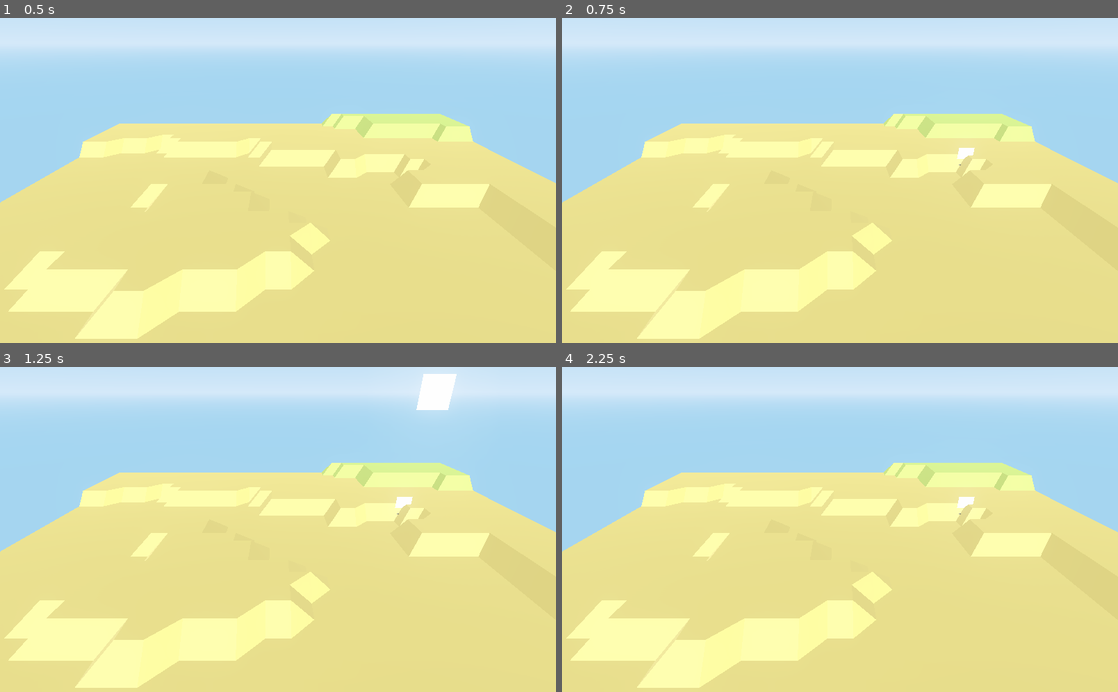
Above: before the commit, frames 1-4 (two rows, left to right).
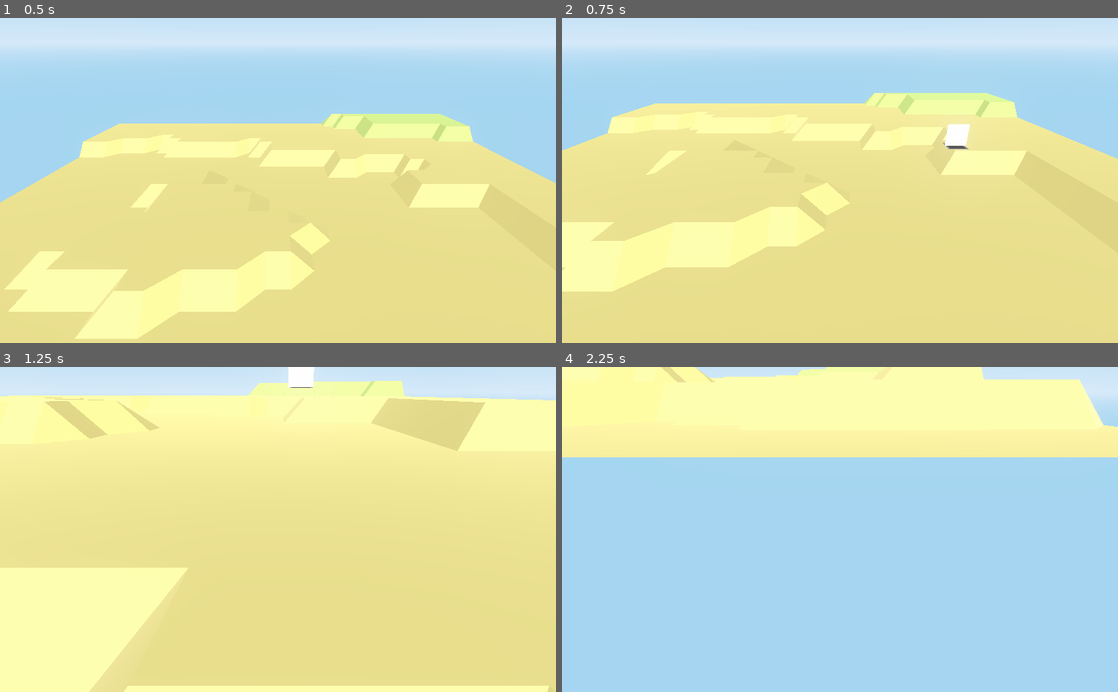
Above: after the commit, the same moments.

Repository: magnetenstad/High-Castle
Game: Godot game, scene res://SceneMain/Main.tscn
Same seed, same stepped clock (60 frames per second), same inputs: the game is played once before the commit and once after it.
Inputs (mouse positions are in pixels of both pictures, inside the frame that each line leads up to):
- Up to frame 1 (0.5 s): no input
- Up to frame 2 (0.75 s): tap Enter at 0.5 s; move the mouse to (962, 164) at 0.52 s; hold D from 0.53 s (still down); hold Ctrl from 0.53 s (still down); click (962, 164) at 0.67 s
- Up to frame 3 (1.25 s): keep holding D; keep holding Ctrl; tap Space at 0.77, 0.8, 1.07 s
- Up to frame 4 (2.25 s): move the mouse to (728, 545) at 1.27 s; release D at 1.28 s; release Ctrl at 1.28 s; hold S 1.28-2.03 s; tap Space at 1.35, 1.52, 1.82 s; tap Ctrl at 1.55 s; move the mouse to (895, 458) at 2.02 s; hold D from 2.03 s (still down); hold Ctrl from 2.03 s (still down)

Frame 1 is identical in both runs. In frame 2, 25% of the frame differs, in the area x 0-100%, y 23-99%; in frame 3, 46%; in frame 4, 89%, in the area x 0-100%, y 0-100%.

Commit message:
Added simple camera control

Diff:
--- a/Game/SceneMain/Main.tscn
+++ b/Game/SceneMain/Main.tscn
@@ -6,22 +6,34 @@
 [ext_resource path="res://SceneMain/TurretSpawner.gd" type="Script" id=4]
 
 [sub_resource type="GDScript" id=1]
-script/source = "extends Camera
+script/source = "extends Spatial
 
 
-# Declare member variables here. Examples:
-# var a = 2
-# var b = \"text\"
+
+func _ready():
+	pass
 
 
-# Called when the node enters the scene tree for the first time.
-func _ready():
-	pass # Replace with function body.
+func _process(delta):
+	var delta_x = 0
+	var delta_y = 0
+	var delta_z = 0
 
+	if Input.is_key_pressed(KEY_D):
+		delta_x = 1
+	if Input.is_key_pressed(KEY_A):
+		delta_x = -1
+	if Input.is_key_pressed(KEY_S):
+		delta_z = 1
+	if Input.is_key_pressed(KEY_W):
+		delta_z = -1
+	if Input.is_key_pressed(KEY_SPACE):
+		delta_y = 1
+	if Input.is_key_pressed(KEY_CONTROL):
+		delta_y = -1
 
-# Called every frame. 'delta' is the elapsed time since the previous frame.
-#func _process(delta):
-#	pass
+	transform.origin+=(Vector3(delta_x, delta_y, delta_z) * delta * 10)
+
 "
 
 [sub_resource type="SpatialMaterial" id=2]
